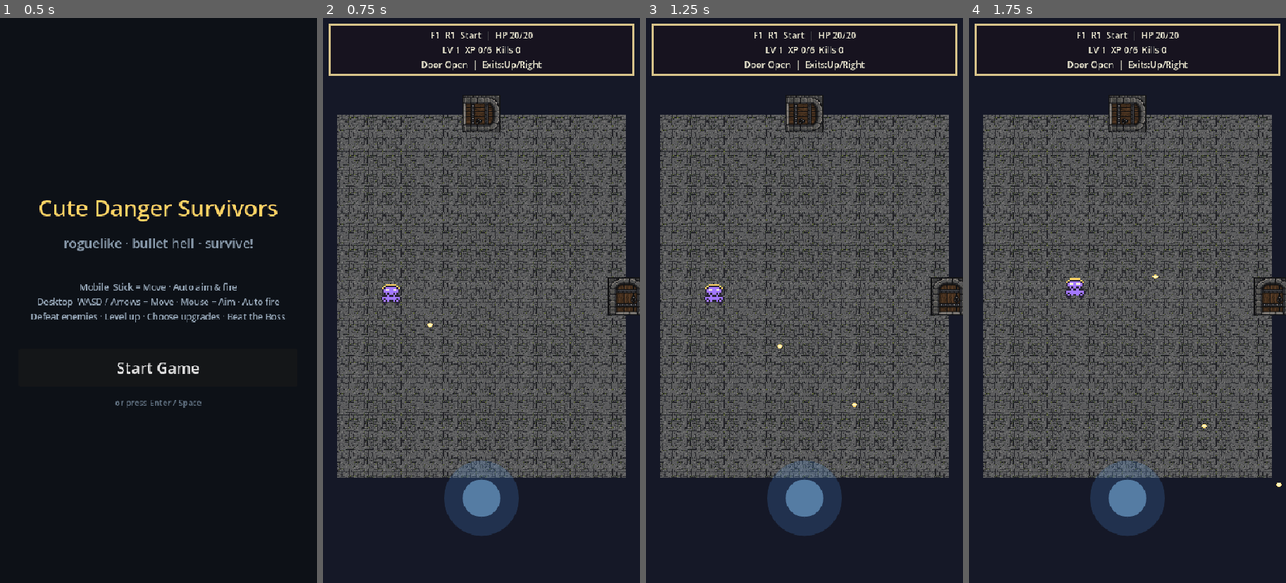
Above: before the commit, frames 1-4 (left to right).
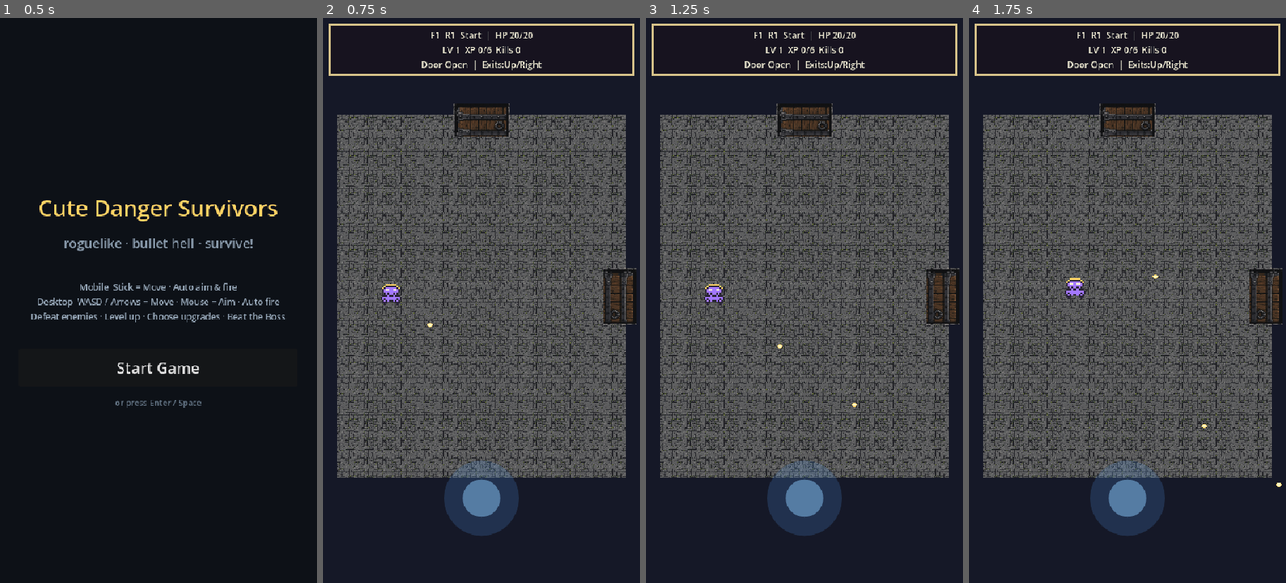
Above: after the commit, the same moments.

Repository: rinn0027-ai/cute-danger-survivors
Game: Godot game, scene res://scenes/StartMenu.tscn
Same seed, same stepped clock (60 frames per second), same inputs: the game is played once before the commit and once after it.
Inputs (mouse positions are in pixels of both pictures, inside the frame that each line leads up to):
- Up to frame 1 (0.5 s): no input
- Up to frame 2 (0.75 s): click "Start Game" at 0.5 s
- Up to frame 3 (1.25 s): no input
- Up to frame 4 (1.75 s): tap Enter at 1.25 s; move the mouse to (1197, 272) at 1.27 s; hold D (move_right) from 1.28 s (still down); tap 1 at 1.35 s; click (1197, 272) at 1.42 s; tap Space at 1.52 s

Frame 1 is identical in both runs. In frame 2, 1.6% of the frame differs, in the area x 41-100%, y 13-55%; in frame 3, 1.6%; in frame 4, 1.6%.

Commit message:
Use top-down door art

Diff:
--- a/scripts/main.gd
+++ b/scripts/main.gd
@@ -592,8 +592,9 @@
 	area.visible = false
 	area.body_entered.connect(_on_door_body_entered.bind(direction))
 	var door_sprite := Sprite2D.new()
-	door_sprite.texture = _load_png_texture("res://assets/sprites/door.png")
-	if direction == Vector2i.UP or direction == Vector2i.DOWN:
+	door_sprite.name = "DoorSprite"
+	door_sprite.texture = _load_png_texture("res://assets/sprites/door_topdown.png")
+	if direction == Vector2i.LEFT or direction == Vector2i.RIGHT:
 		door_sprite.rotation_degrees = 90
 	area.add_child(door_sprite)
 	var shape := CollisionShape2D.new()
@@ -605,13 +606,13 @@
 
 func _position_door(area: Area2D, direction: Vector2i) -> void:
 	if direction == Vector2i.RIGHT:
-		area.position = Vector2(room_rect.end.x + 1, room_rect.get_center().y)
+		area.position = Vector2(room_rect.end.x - 10, room_rect.get_center().y)
 	elif direction == Vector2i.LEFT:
-		area.position = Vector2(room_rect.position.x - 1, room_rect.get_center().y)
+		area.position = Vector2(room_rect.position.x + 10, room_rect.get_center().y)
 	elif direction == Vector2i.UP:
-		area.position = Vector2(room_rect.get_center().x, room_rect.position.y - 1)
+		area.position = Vector2(room_rect.get_center().x, room_rect.position.y + 10)
 	elif direction == Vector2i.DOWN:
-		area.position = Vector2(room_rect.get_center().x, room_rect.end.y + 1)
+		area.position = Vector2(room_rect.get_center().x, room_rect.end.y - 10)
 
 func _load_room() -> void:
 	changing_room = false
Binary file added: assets/sprites/door_topdown.png
Not shown, changed: tools/generate_pixel_assets.py
